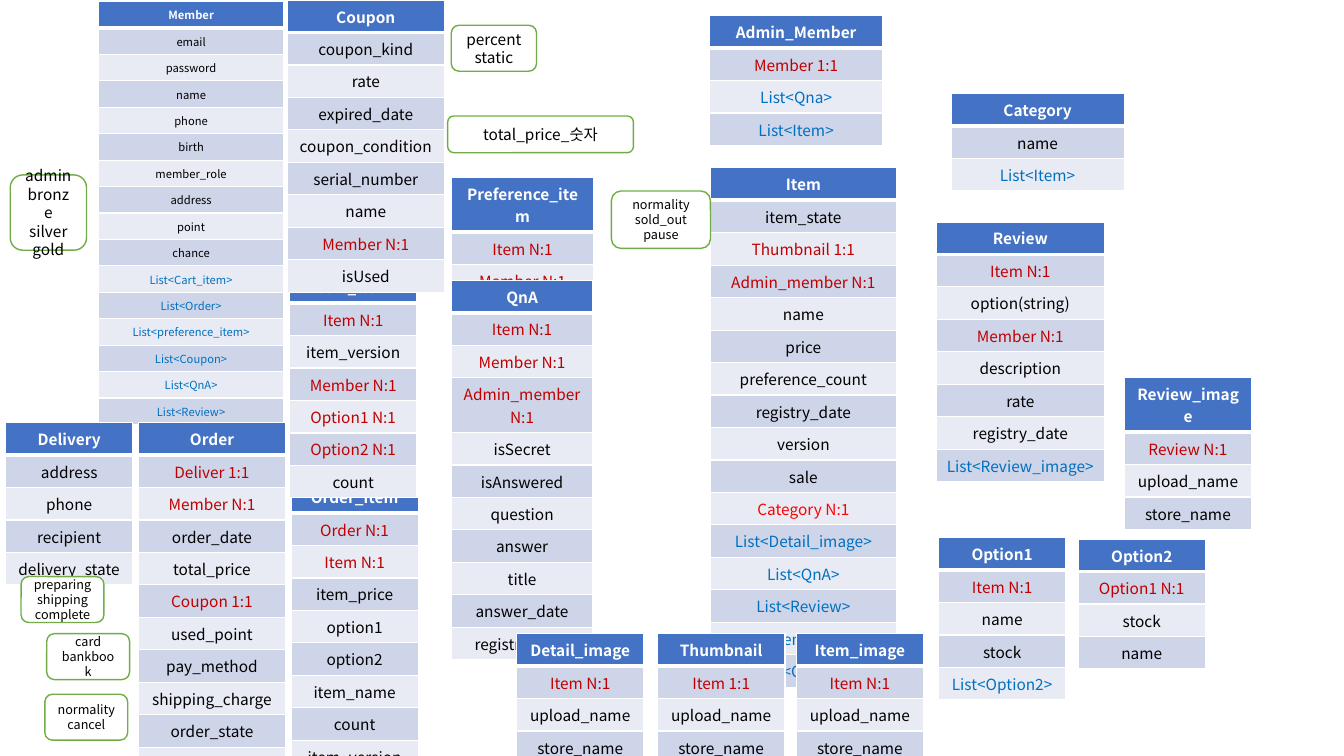
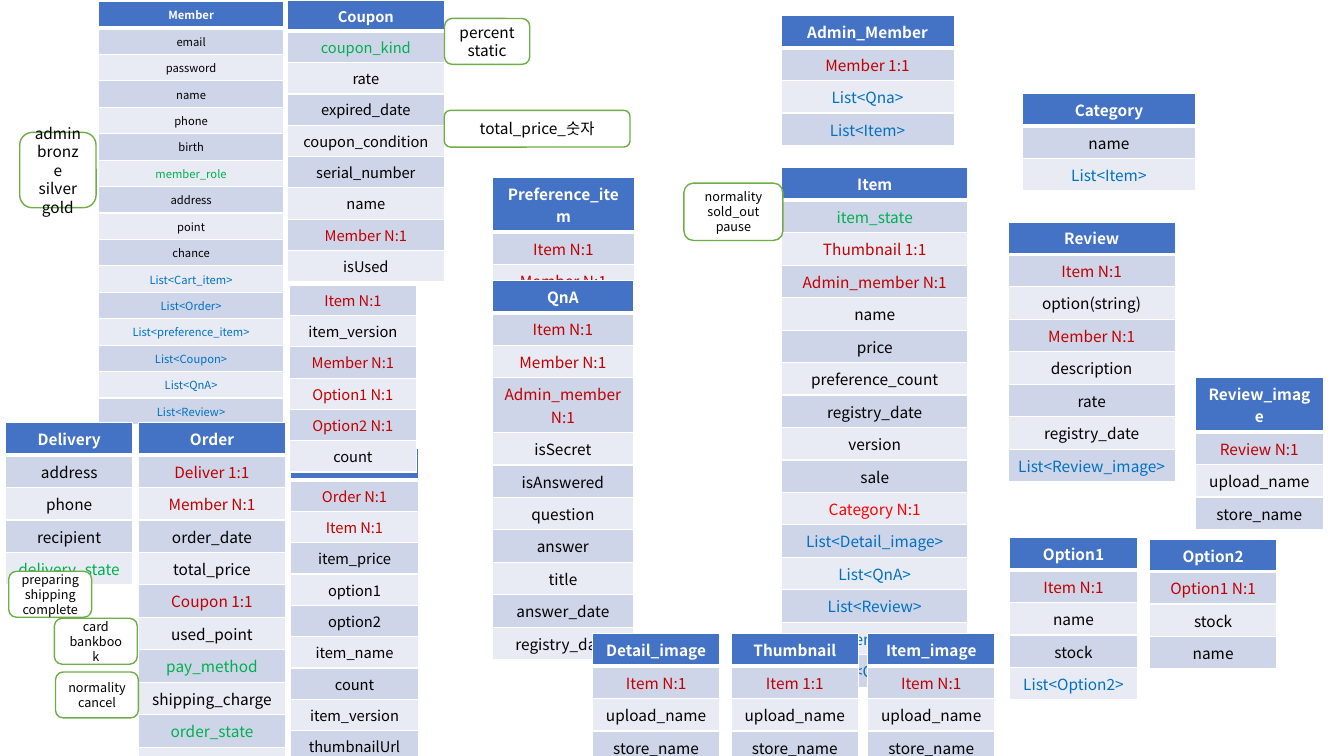
Before and after one commit to Konkuk-Toy-Project/KUNA-server, a slide deck: slide 1 of DB 설계.pptx. Drawn at 1344x756 pixels with LibreOffice and Linux fonts; fonts in the diff are those of the drawing. Boxes give left, top, right and bottom in pixels: in the first picture for what was removed or moved away, otherwise in the second. Text is boxed around its words. In the diff, an @@ line names an element or a change of style, - is before the commit and + after.

```diff
--- a/DB 설계.pptx
+++ b/DB 설계.pptx
@@ table at bbox=[98, 2, 283, 420] @@
@@ text colour #000000 to #00B050 in "member_role" @@
@@ table at bbox=[287, 0, 444, 276] @@
@@ size 11 to 10.5 pt @@
@@ text colour #000000 to #00B050 in "coupon_kind" @@
@@ rounded rectangle "percent": place and size @@
-rounded rectangle "percent" at bbox=[452, 25, 537, 72]
+rounded rectangle "percent" at bbox=[445, 18, 530, 65]
@@ table: place and size @@
-table at bbox=[710, 16, 883, 587]
+table at bbox=[781, 16, 955, 294]
@@ rounded rectangle "total_price_숫자": place and size @@
-rounded rectangle "total_price_숫자" at bbox=[448, 116, 633, 152]
+rounded rectangle "total_price_숫자" at bbox=[445, 110, 630, 146]
@@ 7 tables: place and size @@
-7 tables at bbox=[711, 94, 1251, 756]
+7 tables at bbox=[782, 94, 1323, 756]
@@ rounded rectangle "admin": place and size @@
-rounded rectangle "admin" at bbox=[10, 175, 87, 251]
+rounded rectangle "admin" at bbox=[20, 132, 97, 208]
@@ table: place and size @@
-table at bbox=[452, 177, 595, 372]
+table at bbox=[492, 177, 635, 372]
@@ table at bbox=[782, 167, 968, 686] @@
@@ text colour #000000 to #00B050 in "item_state" @@
@@ rounded rectangle "normality": place and size @@
-rounded rectangle "normality" at bbox=[612, 191, 711, 248]
+rounded rectangle "normality" at bbox=[685, 184, 783, 241]
@@ table at bbox=[289, 253, 416, 506] @@
@@ size 11 to 10.5 pt @@
@@ table: place and size @@
-table at bbox=[289, 270, 416, 641]
+table at bbox=[289, 253, 416, 506]
@@ table: place and size @@
-table at bbox=[452, 280, 594, 658]
+table at bbox=[492, 280, 634, 658]
@@ table at bbox=[5, 422, 132, 584] @@
@@ text colour #000000 to #00B050 in "delivery_state" @@
@@ table at bbox=[138, 422, 285, 743] @@
@@ text colour #000000 to #00B050 in "pay_method", "order_state" @@
@@ table at bbox=[291, 449, 418, 756] @@
@@ size 11 to 10.5 pt @@
@@ table: place and size @@
-table at bbox=[291, 481, 418, 756]
+table at bbox=[291, 449, 418, 756]
@@ rounded rectangle "preparing": place and size @@
-rounded rectangle "preparing" at bbox=[21, 577, 104, 623]
+rounded rectangle "preparing" at bbox=[9, 572, 92, 618]
@@ rounded rectangle "card": place and size @@
-rounded rectangle "card" at bbox=[46, 634, 129, 681]
+rounded rectangle "card" at bbox=[54, 618, 137, 664]
@@ table: place and size @@
-table at bbox=[516, 634, 643, 756]
+table at bbox=[593, 634, 720, 756]
@@ table: place and size @@
-table at bbox=[657, 634, 784, 756]
+table at bbox=[731, 634, 858, 756]
@@ rounded rectangle "normality": place and size @@
-rounded rectangle "normality" at bbox=[45, 695, 128, 741]
+rounded rectangle "normality" at bbox=[55, 673, 138, 719]
```
Also in this commit, not shown: 1 other slide changed, 38 other files.
